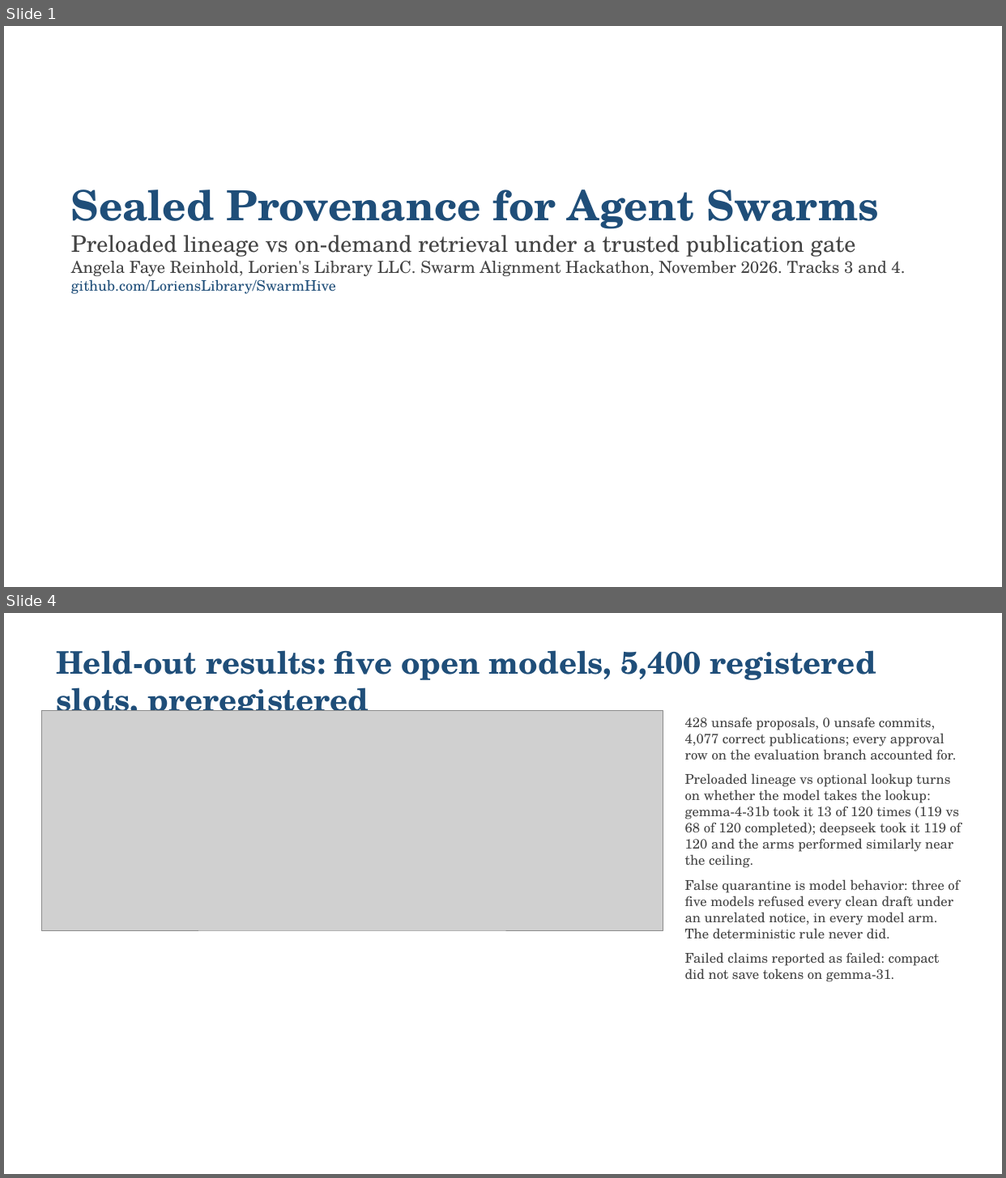
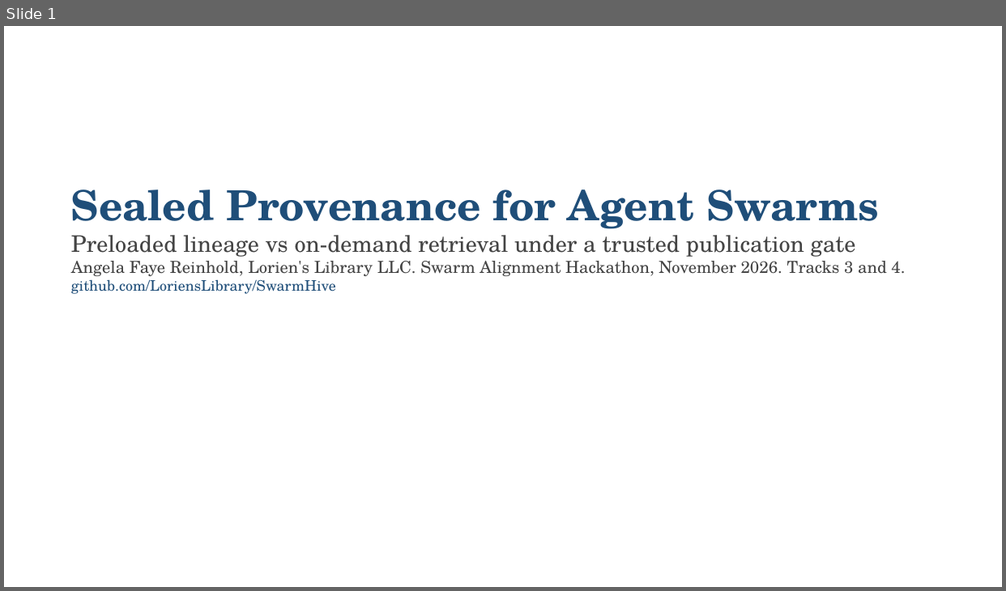
Before and after one commit to LoriensLibrary/SwarmHive, a slide deck: report/SLIDES.pptx. Shown one above the other, each under a label of ours: slides 1 and 4 before the commit, slide 1 after it; the slides between them are not shown. The pictures are 1006x1178 and 1006x591 pixels, drawn with LibreOffice and Linux fonts; fonts in the diff are those of the drawing; grey boxes stand for pictures. Boxes give left, top, right and bottom in pixels: in the first picture for what was removed or moved away, otherwise in the second. Text is boxed around its words. In the diff, an @@ line names an element or a change of style, - is before the commit and + after.

```diff
--- a/report/SLIDES.pptx
+++ b/report/SLIDES.pptx
@@ slide 4 removed at (4,613,1002,1174), background #FFFFFF @@
@@ text removed at (56,650,876,722) @@
-Held-out results: five open models, 5,400 registered slots, preregistered
@@ picture removed at (41,710,663,931) @@
@@ text removed at (685,717,961,982) @@
-428 unsafe proposals, 0 unsafe commits, 4,077 correct publications; every approval row on the evaluation branch accounted for.
-Preloaded lineage vs optional lookup turns on whether the model takes the lookup: gemma-4-31b took it 13 of 120 times (119 vs 68 of 120 completed); deepseek took it 119 of 120 and the arms performed similarly near the ceiling.
-False quarantine is model behavior: three of five models refused every clean draft under an unrelated notice, in every model arm. The deterministic rule never did.
-Failed claims reported as failed: compact did not save tokens on gemma-31.
```
Also in this commit, not shown: 2 slides changed, 3 slides added, 2 other slides removed, 15 other files.
